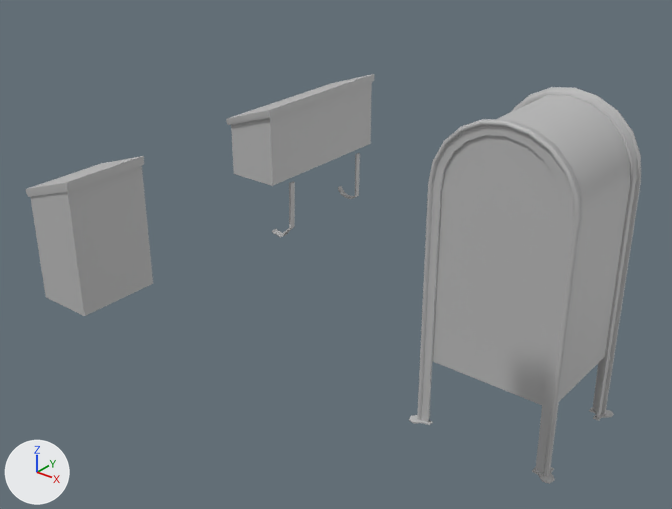
An edit to the FBX model Scene Environment Assets/UV Mapped/FBX/Mailbox.fbx, drawn before and after from the same camera.
One viewpoint serves both versions: a camera (50 mm lens) standing at (0.066, -0.1212, 0.0959) and looking at (-0.0018, -0.0364, 0.0433). The axes (+X, +Y, +Z) are drawn at lower left. The lights are the same throughout. Where no turn or scale is listed for an object, it has been applied to the vertices.

Objects in the first picture: 'Lid', 'Lid1', 'MailBox', 'MailBox1', 'NewspaperholderBroken', 'StreetPublicMailbox'.
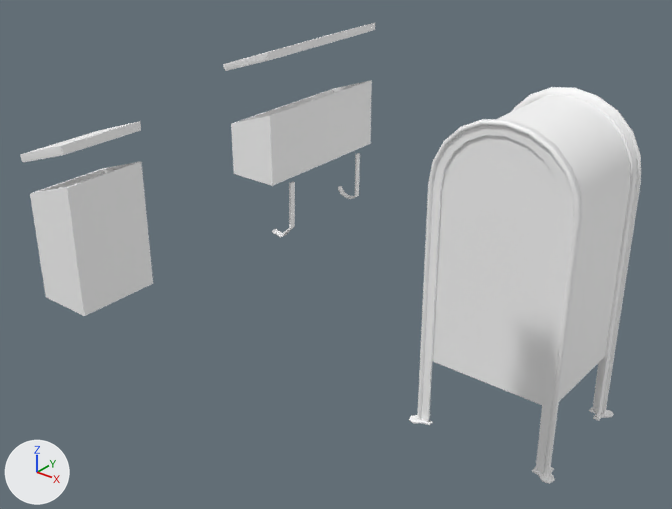
Where the newer file only moved an object's origin or applied its transform, the numbers keep the older frame.

Pixel boxes [x1, y1, x2, y2] of what changed, in the pictures (672 x 509 px):
'StreetPublicMailbox', recoloured
    both: [409, 87, 641, 484]
'Lid1', recoloured, moved
    before: [26, 156, 144, 197]
    after: [20, 121, 141, 162]
'Lid', recoloured, moved
    before: [226, 74, 374, 125]
    after: [223, 23, 375, 71]
'NewspaperholderBroken', recoloured
    both: [272, 181, 295, 237]
'NewspaperholderNew', recoloured
    both: [338, 153, 360, 199]
part 1 of me_mesh_005, added
    after: [235, 80, 371, 123]
part 2 of me_mesh_005, recoloured
    both: [231, 82, 372, 186]
part 3 of me_mesh_001, built on
    before: [30, 166, 153, 316]
    after: [30, 162, 153, 316]

Diff of the bpy script that builds the scene:
```diff
--- a/Scene Environment Assets/UV Mapped/FBX/Mailbox.fbx.py
+++ b/Scene Environment Assets/UV Mapped/FBX/Mailbox.fbx.py
@@ me_mesh_003 @@
 me_mesh_003.from_pydata(...)  # 48 vertices, 45 faces; spans x -0.00144..0.00144, y -0.00032..0.00032, z -0.00297..0.00297
-me_mesh_003.materials.append(mat_mailboxmats)  # grey #bcbcbc
+me_mesh_003.materials.append(mat_lambert1)  # white #ffffff
@@ me_mesh @@
 me_mesh.from_pydata(...)  # 12 vertices, 10 faces; spans x -0.00314..0.00314, y -0.00419..0.00419, z -0.00145..0.00145
-me_mesh.materials.append(mat_mailboxmats)  # grey #bcbcbc
+me_mesh.materials.append(mat_lambert1)  # white #ffffff
@@ me_mesh_006 @@
 me_mesh_006.from_pydata(...)  # 732 vertices, 736 faces; spans x -0.0135..0.0135, y -0.0121..0.0121, z -0.0277..0.0277
-me_mesh_006.materials.append(mat_mailboxmats)  # grey #bcbcbc
+me_mesh_006.materials.append(mat_lambert1)  # white #ffffff
@@ me_mesh_005 @@
-me_mesh_005.from_pydata(...)  # 8 vertices, 5 faces; spans x -0.0029..0.0029, y -0.0088..0.0088, z -0.0039..0.0039
+me_mesh_005.from_pydata(...)  # 16 vertices, 14 faces; spans x -0.0029..0.0029, y -0.0088..0.0088, z -0.0039..0.0039
+# me_mesh_005 part 1
+# 8 vertices are added at x -0.0028..0.0028, y -0.0086..0.0086, z -0.0038..0.0039
+# 9 new faces join them
+# me_mesh_005 part 2: 5 faces spanning x -0.0029..0.0029, y -0.0088..0.0088, z -0.0039..0.0039 switch from mat_mailboxmats (grey #bcbcbc) to mat_lambert1 (white #ffffff)
@@ me_mesh_004 @@
 me_mesh_004.from_pydata(...)  # 48 vertices, 45 faces; spans x -0.00147..0.00147, y -0.00043..0.00043, z -0.00347..0.00347
-me_mesh_004.materials.append(mat_mailboxmats)  # grey #bcbcbc
+me_mesh_004.materials.append(mat_lambert1)  # white #ffffff
@@ me_mesh_002 @@
 me_mesh_002.from_pydata(...)  # 12 vertices, 10 faces; spans x -0.0031..0.0031, y -0.0091..0.0091, z -0.0014..0.0014
-me_mesh_002.materials.append(mat_mailboxmats)  # grey #bcbcbc
+me_mesh_002.materials.append(mat_lambert1)  # white #ffffff
@@ me_mesh_001 @@
 # used by ob_mailbox1; parent = ob_buildingmailboxsmall; location = (-0.0215, 3.296, 8.952)
-me_mesh_001.from_pydata(...)  # 8 vertices, 5 faces; spans x -0.5..0.5, y -1.09..1.09, z -0.61..0.61
-me_mesh_001.materials.append(mat_mailboxmats)  # grey #bcbcbc
+me_mesh_001.from_pydata(...)  # 16 vertices, 14 faces; spans x -0.29..0.29, y -0.63..0.62, z -0.41..0.41
+# me_mesh_001 part 3: the whole mesh is rebuilt
+me_mesh_001.materials.append(mat_lambert1)  # white #ffffff
@@ ob_lid1 @@
 ob_lid1 = bpy.data.objects.new('Lid1', me_mesh)
-ob_lid1.location = (-0.0002, -0.0742, 0.0659)
+ob_lid1.location = (-0.0002, -0.0742, 0.0691)
@@ ob_lid @@
 ob_lid = bpy.data.objects.new('Lid', me_mesh_002)
-ob_lid.location = (-0.0002, -0.0442, 0.0661)
+ob_lid.location = (-0.0002, -0.0442, 0.0721)
```
